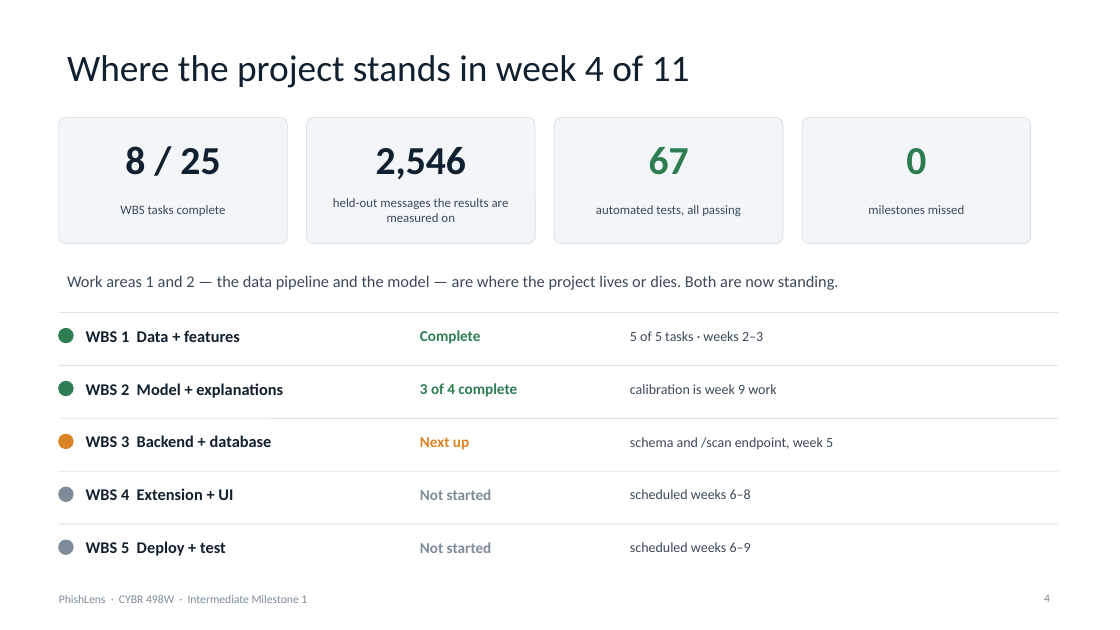
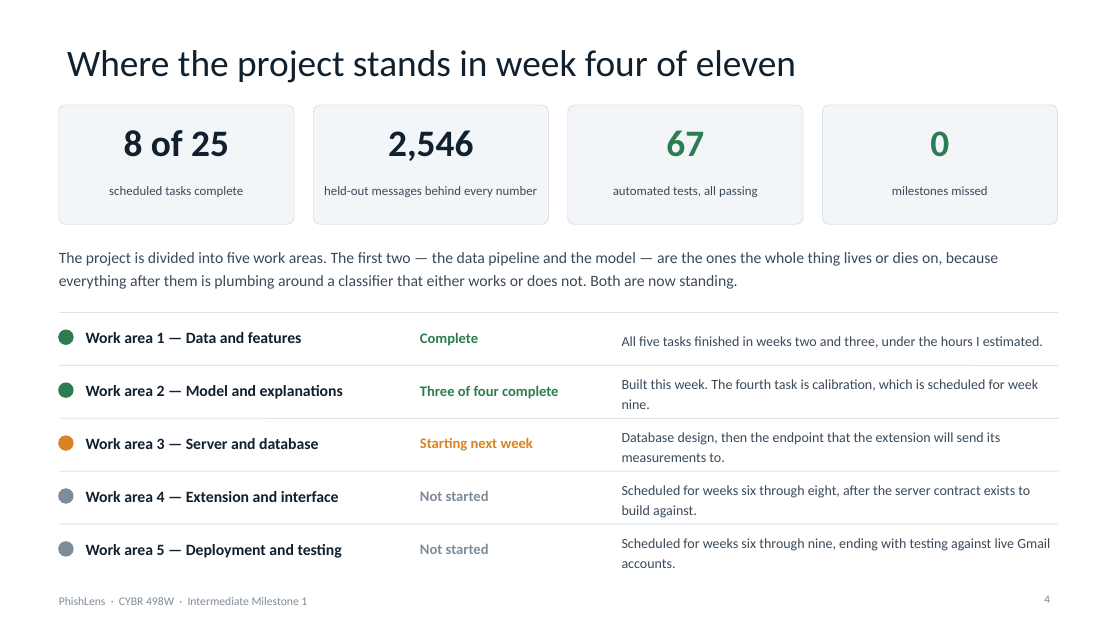
Before and after one commit to connorschell/PhishLens, a slide deck: slide 4 of 06_Deliverables/IM1_Presentation.pptx. Drawn at 1120x630 pixels with LibreOffice and Linux fonts; fonts in the diff are those of the drawing. Boxes give left, top, right and bottom in pixels: in the first picture for what was removed or moved away, otherwise in the second. Text is boxed around its words. In the diff, an @@ line names an element or a change of style, - is before the commit and + after.

```diff
--- a/06_Deliverables/IM1_Presentation.pptx
+++ b/06_Deliverables/IM1_Presentation.pptx
@@ text at (x1=67, y1=50, x2=796, y2=83): text changed @@
-Where the project stands in week 4 of 11
+Where the project stands in week four of eleven
@@ rounded rectangle resized from (x1=59, y1=118, x2=287, y2=244) to (x1=59, y1=105, x2=294, y2=224) @@
@@ rounded rectangle resized from (x1=307, y1=118, x2=535, y2=244) to (x1=313, y1=105, x2=549, y2=224) @@
@@ text "2,546" moved from (x1=376, y1=147, x2=466, y2=179) to (x1=388, y1=130, x2=473, y2=161) @@
@@ rounded rectangle resized from (x1=555, y1=118, x2=783, y2=244) to (x1=568, y1=105, x2=803, y2=224) @@
@@ text "67" moved from (x1=649, y1=147, x2=689, y2=175) to (x1=666, y1=130, x2=704, y2=157) @@
@@ proportions changed in 4 elements at (x1=59, y1=105, x2=294, y2=224), (x1=313, y1=105, x2=549, y2=224), (x1=568, y1=105, x2=803, y2=224), (x1=823, y1=105, x2=1058, y2=224) @@
@@ rounded rectangle resized from (x1=802, y1=118, x2=1031, y2=244) to (x1=823, y1=105, x2=1058, y2=224) @@
@@ size 34 to 32 pt in 3 elements at (x1=388, y1=130, x2=473, y2=161), (x1=666, y1=130, x2=704, y2=157), (x1=930, y1=131, x2=949, y2=157) @@
@@ text "0" moved from (x1=906, y1=148, x2=926, y2=175) to (x1=930, y1=131, x2=949, y2=157) @@
@@ text at (x1=124, y1=130, x2=229, y2=157): text changed; size 34 to 32 pt @@
-8 / 25
+8 of 25
@@ text "automated tests, all passing" moved from (x1=596, y1=205, x2=741, y2=216) to (x1=613, y1=186, x2=758, y2=197) @@
@@ text "milestones missed" moved from (x1=868, y1=205, x2=964, y2=214) to (x1=892, y1=186, x2=987, y2=195) @@
@@ text at (x1=109, y1=186, x2=243, y2=197): text changed @@
-WBS tasks complete
+scheduled tasks complete
@@ text at (x1=324, y1=186, x2=537, y2=197): text changed @@
-held-out messages the results are measured on
+held-out messages behind every number
@@ text at (x1=59, y1=252, x2=998, y2=289): text changed; size 14 to 13.5 pt @@
-Work areas 1 and 2 — the data pipeline and the model — are where the project lives or dies. Both are now standing.
+The project is divided into five work areas. The first two — the data pipeline and the model — are the ones the whole thing lives or dies on, because everything after them is plumbing around a classifier that either works or does not. Both are now standing.
@@ text at (x1=86, y1=332, x2=302, y2=343): text changed; size 14 to 13.5 pt @@
-WBS 1 Data + features
+Work area 1 — Data and features
@@ text at (x1=622, y1=336, x2=1043, y2=348): text changed @@
-5 of 5 tasks · weeks 2–3
+All five tasks finished in weeks two and three, under the hours I estimated.
@@ text at (x1=86, y1=385, x2=343, y2=399): text changed; size 14 to 13.5 pt @@
-WBS 2 Model + explanations
+Work area 2 — Model and explanations
@@ text at (x1=420, y1=385, x2=558, y2=399): text changed; size 13 to 12.5 pt @@
-3 of 4 complete
+Three of four complete
@@ text at (x1=622, y1=379, x2=1038, y2=409): text changed @@
-calibration is week 9 work
+Built this week. The fourth task is calibration, which is scheduled for week nine.
@@ text at (x1=86, y1=438, x2=318, y2=449): text changed; size 14 to 13.5 pt @@
-WBS 3 Backend + database
+Work area 3 — Server and database
@@ text at (x1=420, y1=437, x2=533, y2=451): text changed; size 13 to 12.5 pt @@
-Next up
+Starting next week
@@ text at (x1=622, y1=432, x2=1000, y2=462): text changed @@
-schema and /scan endpoint, week 5
+Database design, then the endpoint that the extension will send its measurements to.
@@ text at (x1=86, y1=491, x2=339, y2=502): text changed; size 14 to 13.5 pt @@
-WBS 4 Extension + UI
+Work area 4 — Extension and interface
@@ text at (x1=622, y1=485, x2=1030, y2=518): text changed @@
-scheduled weeks 6–8
+Scheduled for weeks six through eight, after the server contract exists to build against.
@@ size 13 to 12.5 pt in 3 elements at (x1=420, y1=332, x2=478, y2=346), (x1=420, y1=491, x2=489, y2=501), (x1=420, y1=544, x2=489, y2=554) @@
@@ text at (x1=622, y1=538, x2=1050, y2=568): text changed @@
-scheduled weeks 6–9
+Scheduled for weeks six through nine, ending with testing against live Gmail accounts.
@@ text at (x1=86, y1=544, x2=342, y2=558): text changed; size 14 to 13.5 pt @@
-WBS 5 Deploy + test
+Work area 5 — Deployment and testing
```
Also in this commit, not shown: 9 other slides changed, 1 slide added, 1 slide removed.
